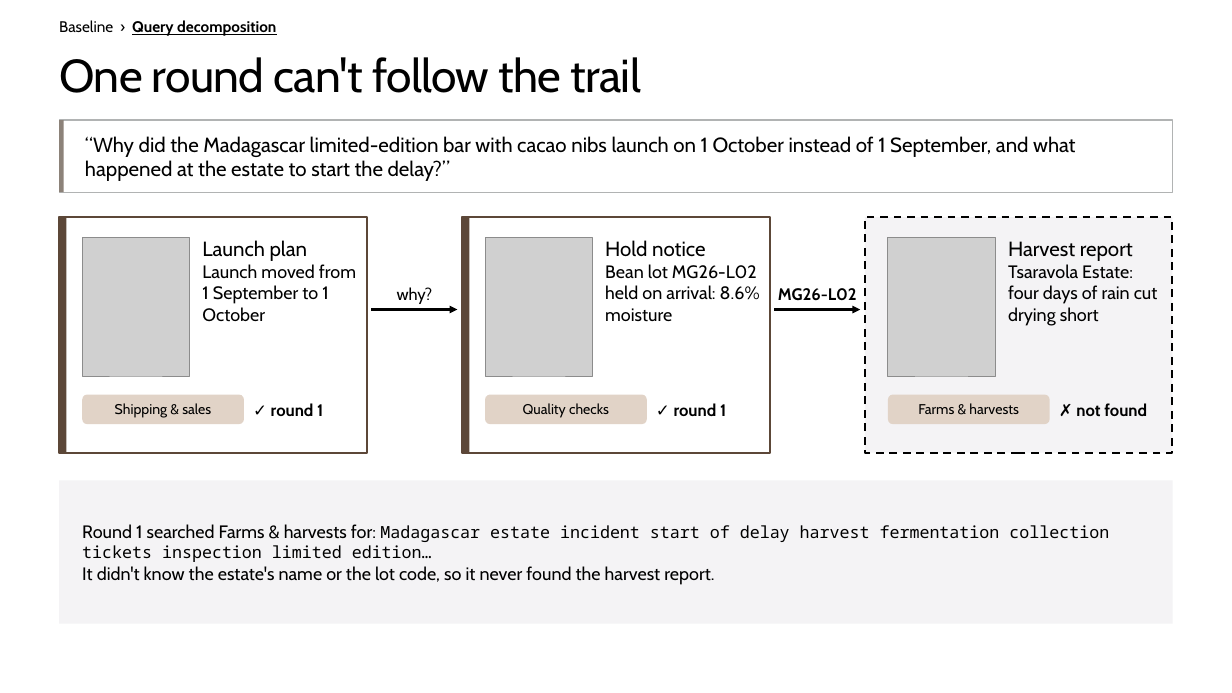
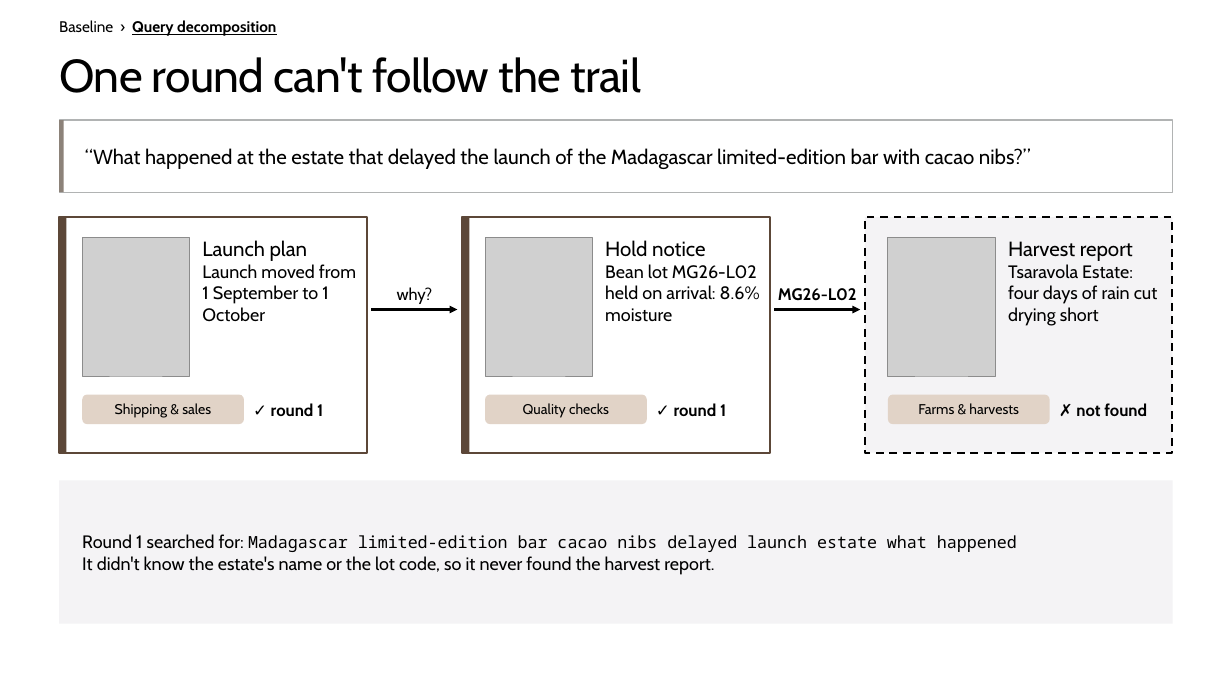
Before and after one commit to microsoft/ignite26-BRK300-building-agentic-retrieval-from-diy-to-foundry-iq, a slide deck: slide 19 of IgniteBRK300-WorkingDeck.pptx (slide 18 before the commit). Drawn at 1232x693 pixels with LibreOffice and Linux fonts; fonts in the diff are those of the drawing; grey boxes stand for pictures; background and template pictures are left out. Boxes give left, top, right and bottom in pixels: in the first picture for what was removed or moved away, otherwise in the second. Text is boxed around its words. In the diff, an @@ line names an element or a change of style, - is before the commit and + after.

```diff
--- a/IgniteBRK300-WorkingDeck.pptx
+++ b/IgniteBRK300-WorkingDeck.pptx
@@ text at (x1=85, y1=148, x2=1031, y2=169): text changed @@
-“Why did the Madagascar limited-edition bar with cacao nibs launch on 1 October instead of 1 September, and what happened at the estate to start the delay?”
+“What happened at the estate that delayed the launch of the Madagascar limited-edition bar with cacao nibs?”
@@ text in rectangle at (x1=82, y1=534, x2=1017, y2=552): text changed @@
-Round 1 searched Farms & harvests for: Madagascar estate incident start of delay harvest fermentation collection tickets inspection limited edition…
+Round 1 searched for: Madagascar limited-edition bar cacao nibs delayed launch estate what happened
```
Also in this commit, not shown: 28 other slides changed, 3 slides added, 1 slide removed, 27 other files.
